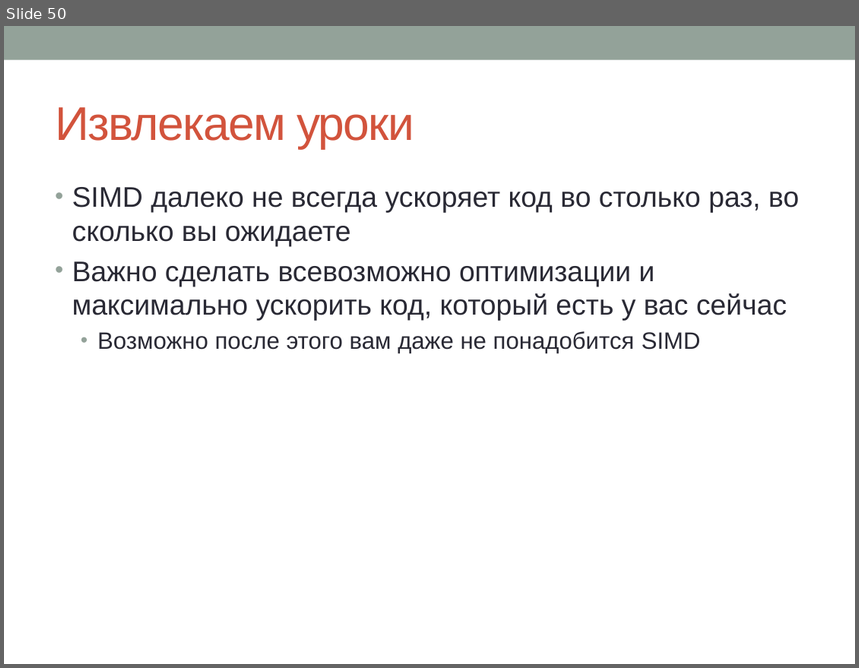
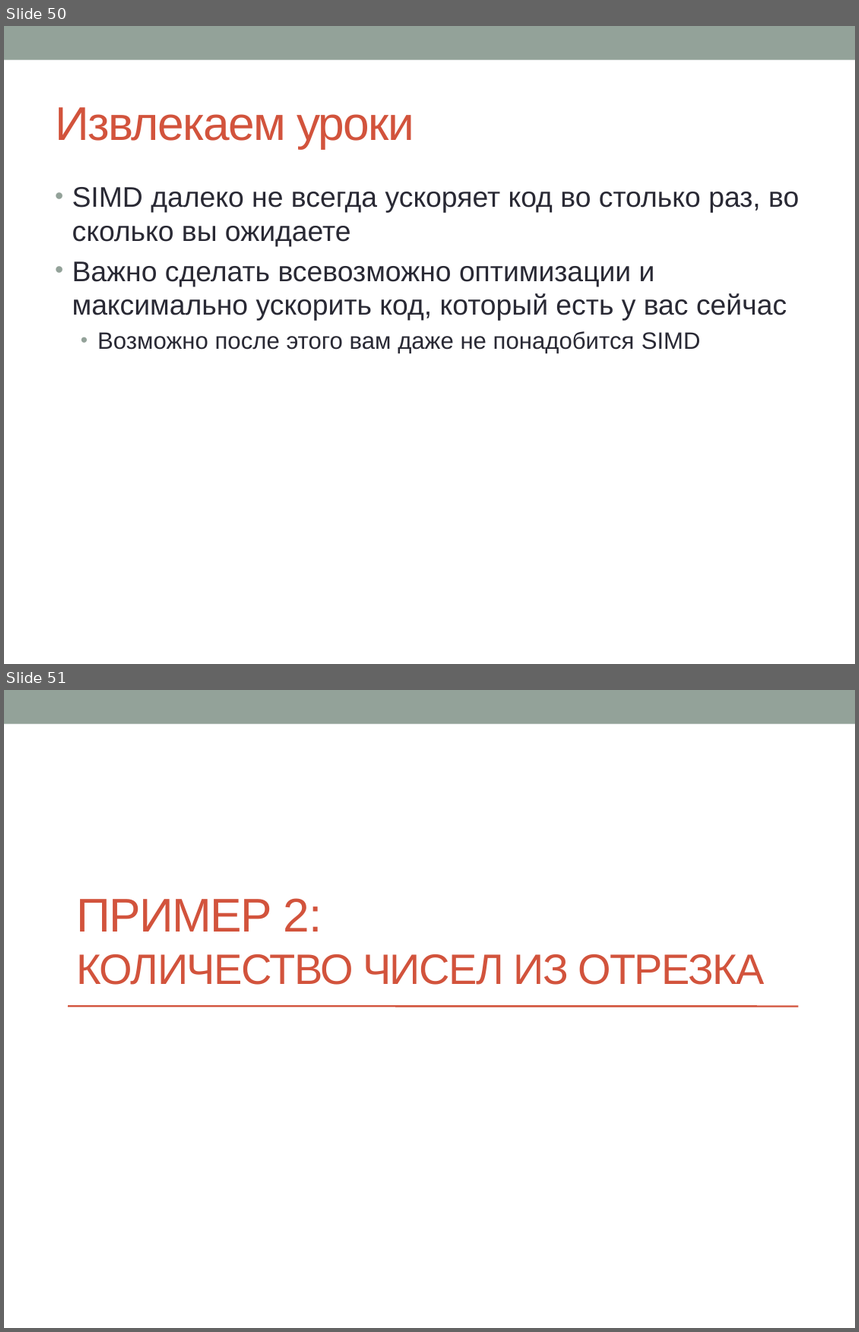
Before and after one commit to sivukhin/SimdLecture, a slide deck: simd_presentation.pptx. Shown one above the other, each under a label of ours: slide 50 before the commit, slides 50 and 51 after it. The pictures are 859x668 and 859x1332 pixels, drawn with LibreOffice and Linux fonts; fonts in the diff are those of the drawing. Boxes give left, top, right and bottom in pixels: in the first picture for what was removed or moved away, otherwise in the second. Text is boxed around its words. In the diff, an @@ line names an element or a change of style, - is before the commit and + after.

```diff
--- a/simd_presentation.pptx
+++ b/simd_presentation.pptx
@@ slide 51 added at (x1=4, y1=690, x2=855, y2=1328), background #FFFFFF; not listed: 1 template element that a slide beside it also shows @@
@@ title added at (x1=76, y1=898, x2=765, y2=985), 36 pt, text #D2533C @@
+ПРИМЕР 2:
+КОЛИЧЕСТВО ЧИСЕЛ ИЗ ОТРЕЗКА
@@ line added from (68, 1007) to (798, 1007), #D2533C 1.5 pt @@
```
Also in this commit, not shown: 1 slide changed, 17 other slides added.
